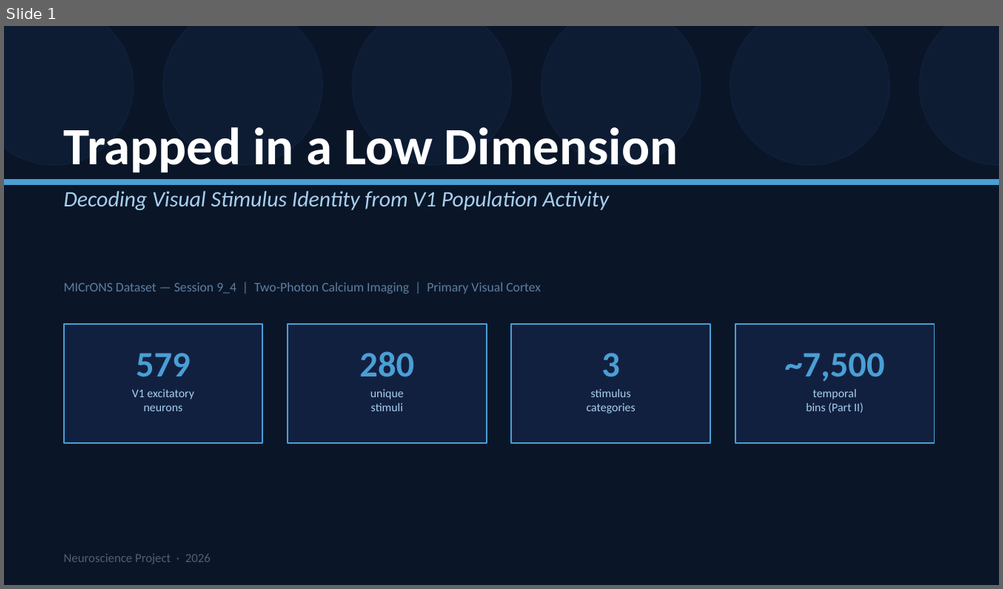
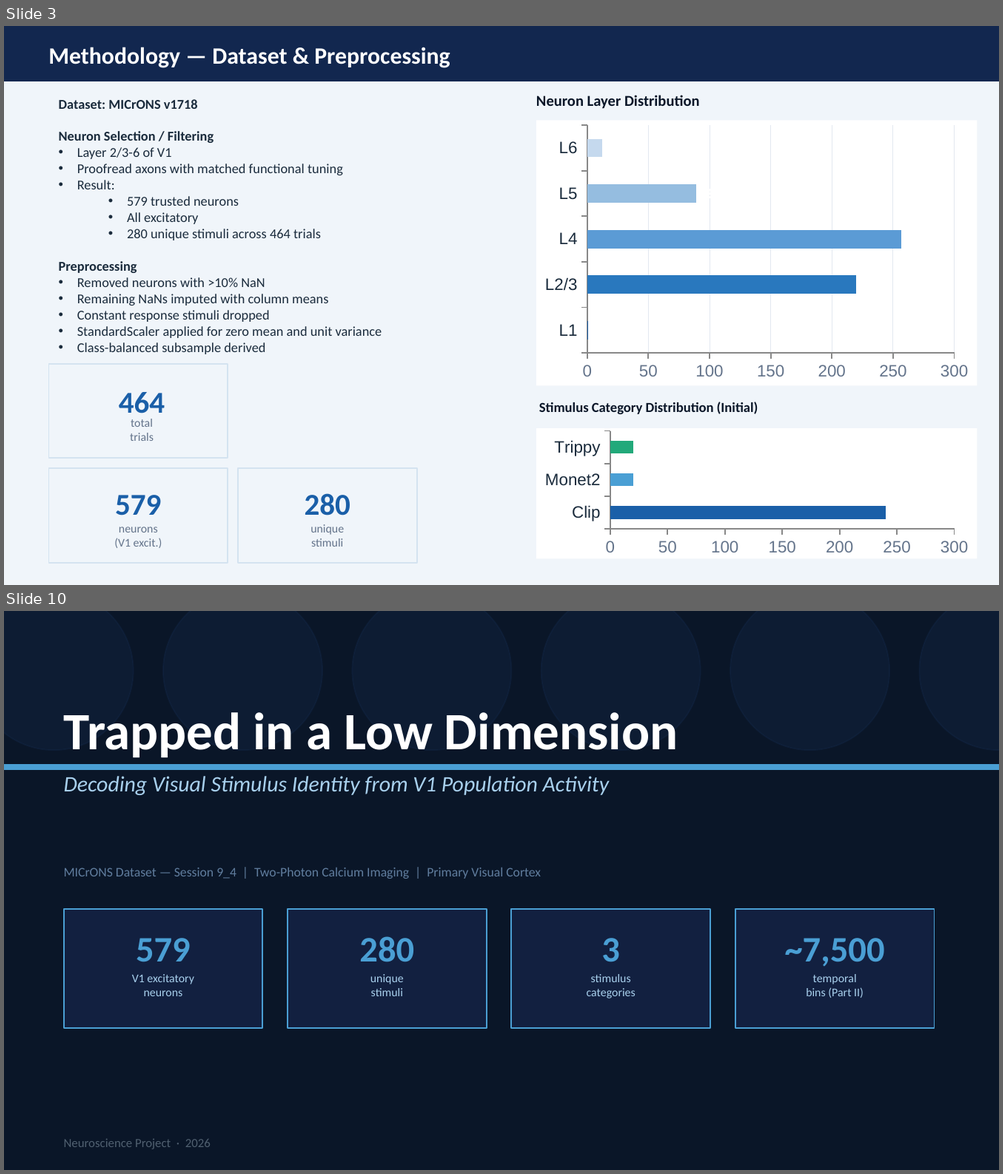
Before and after one commit to Khatibi16/neuroscience, a slide deck: V1_Decoding_Presentation.pptx. Shown one above the other, each under a label of ours: slide 1 before the commit, slides 3 and 10 after it; the slides between them are not shown. The pictures are 1003x589 and 1003x1174 pixels, drawn with LibreOffice and Linux fonts; fonts in the diff are those of the drawing. Boxes give left, top, right and bottom in pixels: in the first picture for what was removed or moved away, otherwise in the second. Text is boxed around its words. In the diff, an @@ line names an element or a change of style, - is before the commit and + after.

```diff
--- a/V1_Decoding_Presentation.pptx
+++ b/V1_Decoding_Presentation.pptx
@@ slide 3 added at box(4, 26, 999, 585), background #F0F5FA @@
@@ rectangle added at box(4, 26, 999, 81), fill #12274F, outline #12274F 1 pt @@
@@ text added at box(48, 47, 449, 68), 17 pt, text #FFFFFF, bold @@
+Methodology — Dataset & Preprocessing
@@ text added at box(59, 99, 382, 355), 9.8 pt, text #1A2B3C @@
+Dataset: MICrONS v1718
+Neuron Selection / Filtering
+• Layer 2/3-6 of V1
+• Proofread axons with matched functional tuning
+• Result:
+  • 579 trusted neurons
+  • All excitatory
+  • 280 unique stimuli across 464 trials
+  Preprocessing
+  • Removed neurons with >10% NaN
+  • Remaining NaNs imputed with column means
+  • Constant response stimuli dropped
+  • StandardScaler applied for zero mean and unit variance
+  • Class-balanced subsample derived
@@ text added at box(536, 95, 700, 109), 11 pt, text #0A1628, bold @@
+Neuron Layer Distribution
@@ bar chart added at box(536, 121, 976, 386) @@
+categories: L1, L2/3, L4, L5, L6
+Series 1: 1, 220, 257, 89, 12
@@ rectangle added at box(48, 364, 227, 459), fill #F0F5FA, outline #D4E3F0 1 pt @@
@@ text added at box(119, 392, 165, 421), 22 pt, text #1A5FA8, bold @@
+464
@@ text added at box(539, 402, 758, 414), 10 pt, text #0A1628, bold @@
+Stimulus Category Distribution (Initial)
@@ text added at box(130, 419, 153, 441), 8.5 pt, text #64748B @@
+total
+trials
@@ bar chart added at box(536, 429, 976, 559) @@
+categories: Clip, Monet2, Trippy
+Series 1: 240, 20, 20
@@ rectangle added at box(48, 469, 227, 563), fill #F0F5FA, outline #D4E3F0 1 pt @@
@@ rectangle added at box(238, 469, 417, 563), fill #F0F5FA, outline #D4E3F0 1 pt @@
@@ text added at box(115, 495, 161, 516), 22 pt, text #1A5FA8, bold @@
+579
@@ text added at box(304, 494, 350, 516), 22 pt, text #1A5FA8, bold @@
+280
@@ text added at box(114, 527, 162, 548), 8.5 pt, text #64748B @@
+neurons
+(V1 excit.)
@@ text added at box(310, 525, 344, 547), 8.5 pt, text #64748B @@
+unique
+stimuli
@@ what was slide 1 is now slide 10 @@
```
Also in this commit, not shown: 5 slides changed, 8 other slides added.
